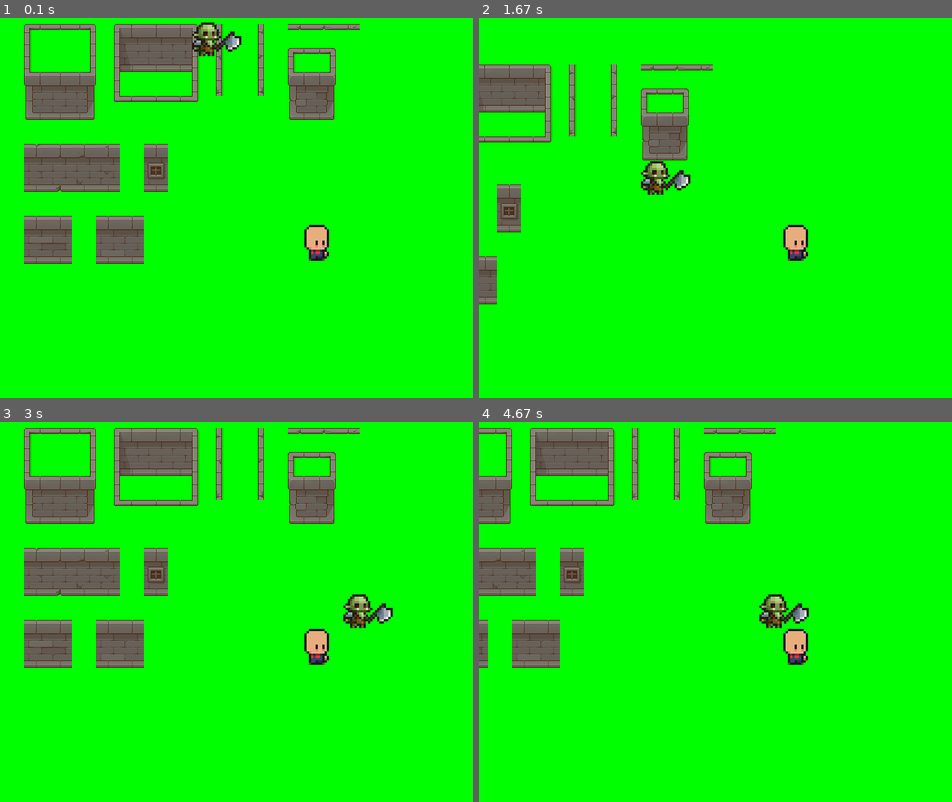
Above: before the commit, frames 1-4 (two rows, left to right).
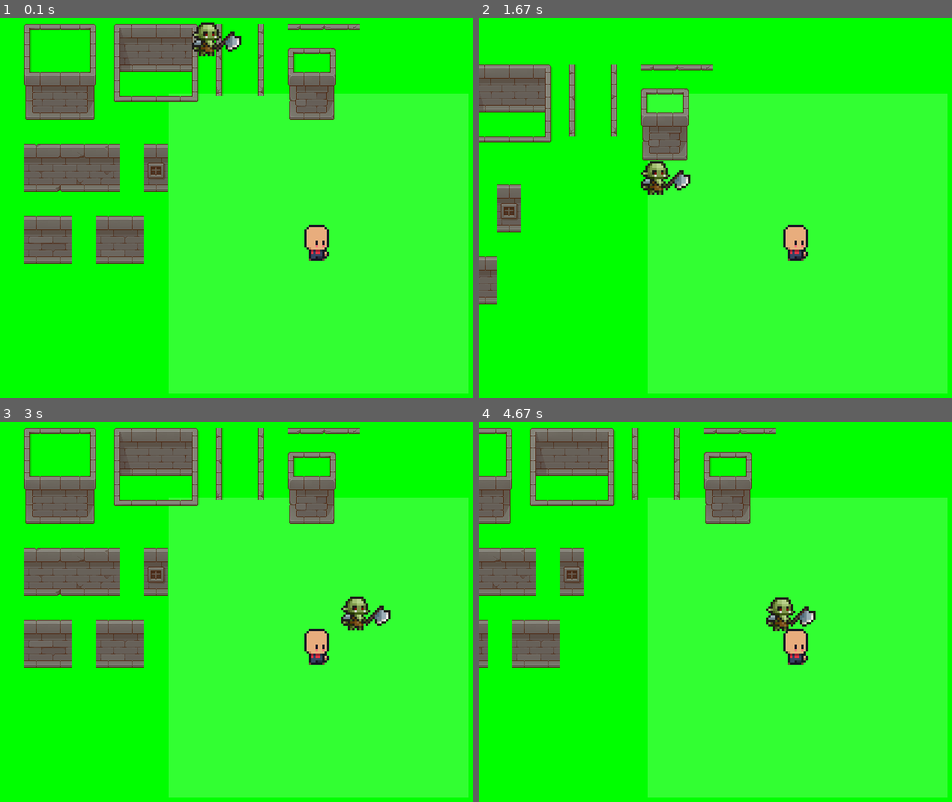
Above: after the commit, the same moments.

Repository: abyzboy/MypyGame
Game: pygame game, started from mainPyGame.py
Two runs of this game, one before a commit and one after it. Both use one fixed random seed, a clock stepped at 60 frames per second and the inputs below.
Inputs:
- Up to frame 1 (0.1 s): no input
- Up to frame 2 (1.67 s): hold D 0.33-0.8 s; hold W 0.83-1.13 s; hold D 1.17-1.63 s
- Up to frame 3 (3 s): hold A 1.67-2.2 s; hold S 2.23-2.53 s; hold A 2.57-2.97 s
- Up to frame 4 (4.67 s): hold W 3-3.37 s; hold D 3.4-4.03 s; hold S 4.07-4.43 s; hold A from 4.47 s (still down)

The runs differ from the first frame. In frame 1, 49% of the frame differs, in the area x 35-100%, y 19-99%; in frame 2, 48%; in frame 3, 49%; in frame 4, 49%.

Commit message:
new camera better

Diff:
--- a/Scripts/Camera.py
+++ b/Scripts/Camera.py
@@ -1,15 +1,22 @@
 from Scripts.Engine import Vector
 import pygame
+
+from Scripts.GameObjects.Character import Character
 from Scripts.GameObjects.GameObject import GameObject
 
 
 class Camera:
-    def __init__(self, screen: pygame.display, objects: list[GameObject] = []):
+    def __init__(self, screen: pygame.display, character: Character, objects: list[GameObject] = []):
         self.objects = objects
         self.screen = screen
-        self.offset = Vector((0, 0))
+        self.offset = character.transform.vector - Vector((400, 300))
+        self.character = character
 
     def draw_objects(self):
+        self.offset = self.character.transform.vector - Vector((400, 300))
+        self.character.draw_collision(self.offset)
+        offset = self.character.transform.vector - self.offset
+        self.screen.blit(self.character.sprite, offset.get_cords())
         for obj in self.objects:
             offset = obj.transform.vector - self.offset
             self.screen.blit(obj.sprite, offset.get_cords())
--- a/Scripts/Engine.py
+++ b/Scripts/Engine.py
@@ -23,6 +23,18 @@
         if type(other) == Vector:
             return Vector((self.x - other.x, self.y - other.y))
 
+    def __le__(self, other):
+        if self.x <= other.x and self.y <= other.y:
+            return True
+        else:
+            return False
+
+    def __ge__(self, other):
+        if self.x >= other.x and self.y >= other.y:
+            return True
+        else:
+            return False
+
 
 class Transform:
     def __init__(self, cords=(0, 0)):
--- a/Scripts/GameObjects/Character.py
+++ b/Scripts/GameObjects/Character.py
@@ -4,12 +4,29 @@
 
 
 class Character(GameObject):
-    def __init__(self, cords, speed, screen, camera):
-        super().__init__(cords, '../../character.png', scale=3)
+    def __init__(self, cords, speed, screen):
+        super().__init__(cords, 'character.png', scale=3)
         self.controller = Controller()
         self.screen = screen
         self.speed = speed
-        self.camera = camera
+        self.collision_fire = ((0, 0), (400, 400))
+        self.surface = pygame.Surface((400, 400), pygame.SRCALPHA)
+        self.surface.fill((0, 0, 0, 0))
+        self.surface.set_alpha(50)
+
+    def update_collision(self, objects: list[GameObject]):
+        for game_object in objects:
+            if game_object.tag_collision == 'enemy':
+                collider_vectors = (Vector(self.collision_fire[0]) + self.transform.vector - Vector((175, 175)),
+                                    Vector(self.collision_fire[1]) + self.transform.vector - Vector((175, 175)))
+                if collider_vectors[0] <= game_object.transform.vector and game_object.transform.vector <= \
+                        collider_vectors[1]:
+                    print('hey')
+
+    def draw_collision(self, offset):
+        x, y = self.sprite.get_size()
+        pygame.draw.rect(self.surface, 'white', self.collision_fire)
+        self.screen.blit(self.surface, (self.transform.vector - offset - Vector((175, 175))).get_cords())
 
     def move(self):
         keys = pygame.key.get_pressed()
@@ -25,10 +42,9 @@
         vector = Vector((x, y))
         if x and y:
             normalized_vector = vector.normalize()
-            self.camera.offset += Vector((normalized_vector.x * self.speed, normalized_vector.y * self.speed))
+            self.transform.vector += Vector((normalized_vector.x * self.speed, normalized_vector.y * self.speed))
         else:
-            self.camera.offset += Vector((x * self.speed, y * self.speed))
+            self.transform.vector += Vector((vector.x * self.speed, vector.y * self.speed))
 
     def update_frame(self):
         self.move()
-        self.screen.blit(self.sprite, self.transform.positions())
--- a/Scripts/GameObjects/Enemy.py
+++ b/Scripts/GameObjects/Enemy.py
@@ -1,19 +1,19 @@
-from GameObject import GameObject
+from Scripts.GameObjects.GameObject import GameObject
 
 
 class Enemy(GameObject):
     def __init__(self, cords, target, speed, screen):
-        super().__init__(cords, '../../enemy.png', scale=3)
+        super().__init__(cords, 'enemy.png', scale=3, tag_collision='enemy')
         self.can_walk = True
         self.speed = speed
         self.target = target
         self.screen = screen
 
     def update_frame(self):
-        vector = self.target.camera.offset + self.target.transform.vector
+        vector = self.target.transform.vector
         if int(self.transform.dist(vector)) < 50:
             self.can_walk = False
-        elif int(self.transform.dist(self.target.camera.offset + self.target.transform.vector)) > 70:
-            pass
+        elif int(self.transform.dist(vector)) > 70:
+            self.can_walk = True
         if self.can_walk:
-            self.transform.goto(self.target.camera.offset + self.target.transform.vector, self.speed)
+            self.transform.goto(self.target.transform.vector, self.speed)
--- a/Scripts/GameObjects/GameObject.py
+++ b/Scripts/GameObjects/GameObject.py
@@ -3,12 +3,13 @@
 
 
 class GameObject:
-    def __init__(self, cords, image_path, scale=1):
+    def __init__(self, cords, image_path, scale=1, tag_collision = 'default'):
         self.scale = scale
         self.transform = Transform(cords)
         self.sprite = pygame.transform.scale(pygame.image.load(image_path).convert_alpha(), (
             pygame.image.load(image_path).convert_alpha().get_width() * self.scale,
             pygame.image.load(image_path).convert_alpha().get_height() * self.scale))
+        self.tag_collision = tag_collision
 
     def update_frame(self):
         pass
--- a/mainPyGame.py
+++ b/mainPyGame.py
@@ -13,9 +13,8 @@
     clock = pygame.time.Clock()
     fps = 60
     running = True
-    camera = Camera(screen)
-    character = Character((400, 300), 3, screen, camera)
-
+    character = Character((400, 300), 3, screen)
+    camera = Camera(screen, character)
     ground = StaticObject((0, 0), '1.png')
     enemy = Enemy((250, 20), character, 2, screen)
     objects = [ground, enemy]
@@ -30,6 +29,7 @@
         camera.draw_objects()
         character.update_frame()
         enemy.update_frame()
+        character.update_collision(objects)
         clock.tick(fps)
         pygame.display.flip()
     pygame.quit()
